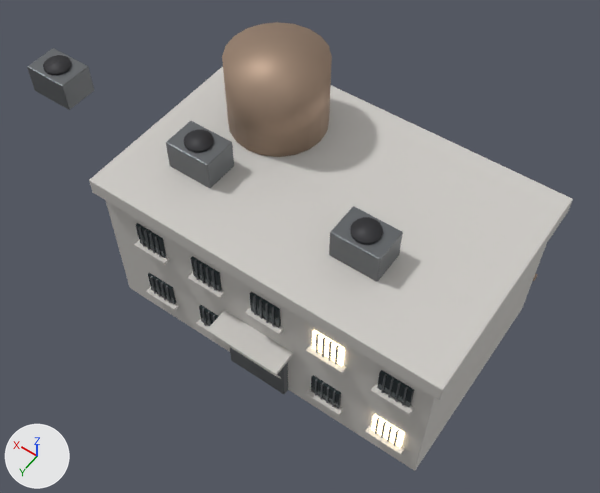
The glTF model assets/models/props/barracks.glb, before and after one commit.
Rendered twice from a 50 mm lens placed at (-12.2, 19.1, 33.0), pointed at (0.8, 0.9, 4.3). Lighting does not change. The marker at lower left points along +X, +Y and +Z. The older version comes first. Vertices at exactly the same position are counted once.

The first picture shows 'barracks'.
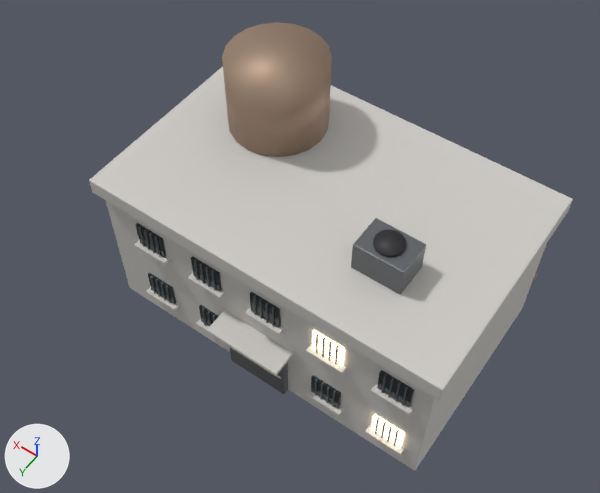
What differs and where, as boxes [x1, y1, x2, y2] in the pictures (600 x 493 px; the box of a moved part takes in the faces that stretch with it):
'barracks', reshaped (11% narrower)
    before: [27, 22, 573, 471]
    after: [89, 22, 573, 471]
part 1 of me_cube_393, moved or reshaped
    before: [329, 206, 403, 281]
    after: [351, 218, 426, 294]
part 2 of me_cube_393, moved or reshaped
    before: [350, 217, 383, 245]
    after: [373, 230, 406, 257]
part 3 of me_cube_393, deleted
    before: [27, 48, 94, 110]
part 4 of me_cube_393, deleted
    before: [166, 121, 234, 188]
part 5 of me_cube_393, deleted
    before: [184, 129, 214, 153]
part 6 of me_cube_393, deleted
    before: [43, 55, 72, 75]

The edits, one by one:
me_cube_393 is used by ob_barracks; location (0.0, 0.0, 0.0).
me_cube_393 had 1480 vertices, 2424 faces and spanned x -8.3..14.1, y -5.6..6.2, z 0.0..11.4.
me_cube_393 now has 1304 vertices, 2088 faces and spans x -8.3..8.3, y -5.6..6.2, z 0.0..11.4.
me_cube_393 part 1: the loose piece of 56 vertices spanning x -4.1..-1.9, y 1.2..2.8, z 7.8..9.2 is moved by (-1.0, 0.0, 0.0).
me_cube_393 part 2: the loose piece of 32 vertices spanning x -3.6..-2.4, y 1.4..2.6, z 9.2..9.3 is moved by (-1.0, 0.0, 0.0).
me_cube_393 part 3: the loose piece of 56 vertices spanning x 11.9..14.1, y 1.2..2.8, z 7.8..9.2 is deleted.
me_cube_393 part 4: the loose piece of 56 vertices spanning x 3.9..6.1, y 1.2..2.8, z 7.8..9.2 is deleted.
me_cube_393 part 5: the loose piece of 32 vertices spanning x 4.4..5.6, y 1.4..2.6, z 9.2..9.3 is deleted.
me_cube_393 part 6: the loose piece of 32 vertices spanning x 12.4..13.6, y 1.4..2.6, z 9.2..9.3 is deleted.
